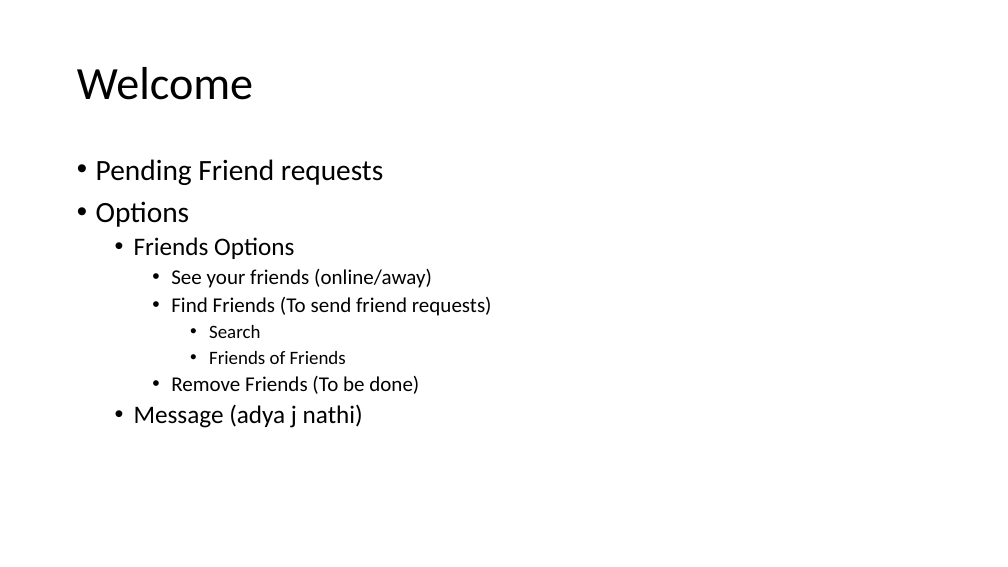
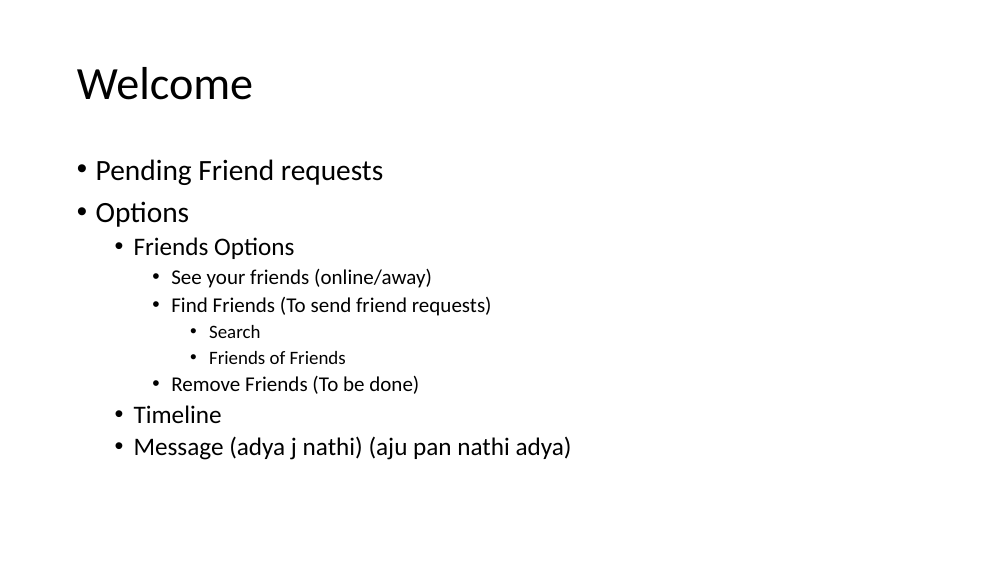
Before and after one commit to Harshp1802/mini-facebook, a slide deck: slide 2 of Welcome to Mini-Face.pptx. Drawn at 1008x567 pixels with LibreOffice and Linux fonts; fonts in the diff are those of the drawing. Boxes give left, top, right and bottom in pixels: in the first picture for what was removed or moved away, otherwise in the second. Text is boxed around its words. In the diff, an @@ line names an element or a change of style, - is before the commit and + after.

Commit message:
minor

```diff
--- a/Welcome to Mini-Face.pptx
+++ b/Welcome to Mini-Face.pptx
@@ text at [134,405,572,460]: text changed @@
-  • Message (adya j nathi)
+  • Timeline
+  • Message (adya j nathi) (aju pan nathi adya)
```
